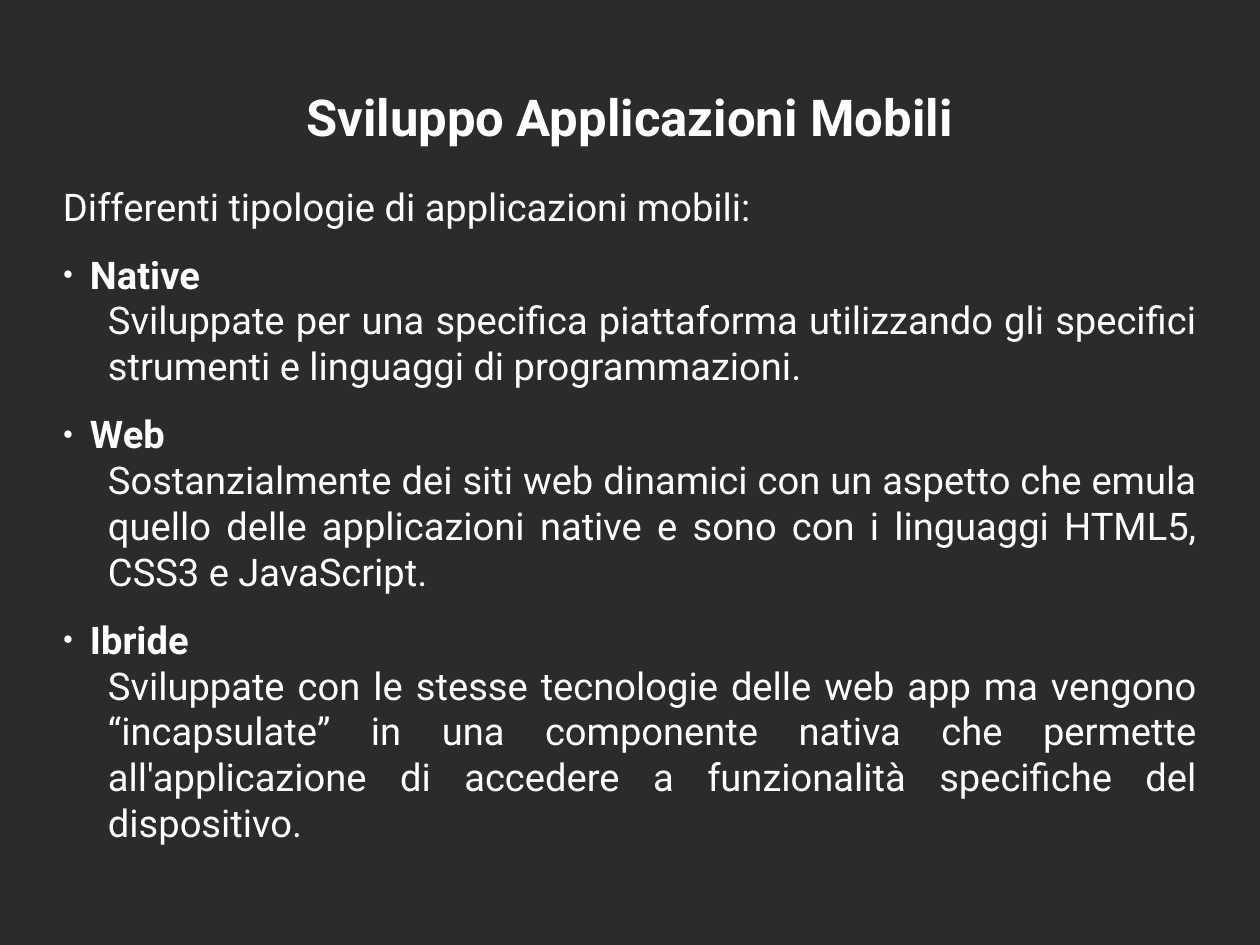
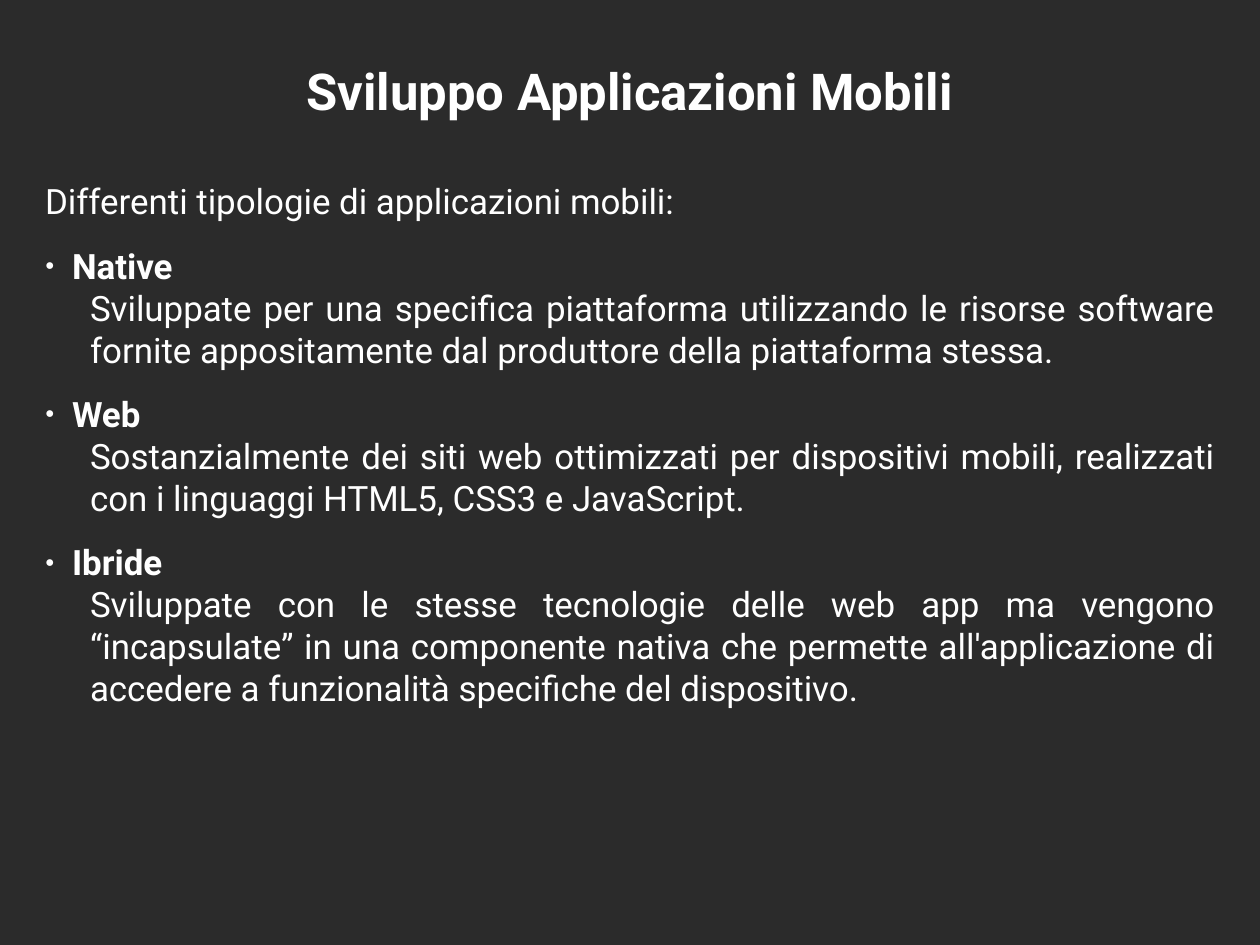
Before and after one commit to mircobe87/tesi-crossplatform, a slide deck: slide 2 of presentazione/presentazione.odp. Drawn at 1260x945 pixels with LibreOffice and Linux fonts; fonts in the diff are those of the drawing; background and template pictures are left out; a plain dark background stands for a picture behind light text. Boxes give left, top, right and bottom in pixels: in the first picture for what was removed or moved away, otherwise in the second. Text is boxed around its words. In the diff, an @@ line names an element or a change of style, - is before the commit and + after.

```diff
--- a/presentazione/presentazione.odp
+++ b/presentazione/presentazione.odp
@@ title "Sviluppo Applicazioni Mobili": place and size @@
-title "Sviluppo Applicazioni Mobili" at <box>306,98,952,147</box>
+title "Sviluppo Applicazioni Mobili" at <box>306,72,952,121</box>
@@ subtitle at <box>45,187,1214,708</box>: size 24 to 22 pt in "Differenti tipologie di applicazioni mobili:", "Native", "Web", "Ibride" and 1 more places @@
@@ subtitle "Differenti tipologie di applicazioni mobili:": place and size @@
-subtitle "Differenti tipologie di applicazioni mobili:" at <box>63,192,1197,845</box>
+subtitle "Differenti tipologie di applicazioni mobili:" at <box>45,187,1214,708</box>
@@ subtitle at <box>90,294,1214,370</box>: text changed; size 24 to 22 pt @@
-Sviluppate per una specifica piattaforma utilizzando gli specifici strumenti e linguaggi di programmazioni.
+Sviluppate per una specifica piattaforma utilizzando le risorse software fornite appositamente dal produttore della piattaforma stessa.
@@ subtitle at <box>90,443,1214,519</box>: text changed; size 24 to 22 pt @@
-Sostanzialmente dei siti web dinamici con un aspetto che emula quello delle applicazioni native e sono con i linguaggi HTML5, CSS3 e JavaScript.
+Sostanzialmente dei siti web ottimizzati per dispositivi mobili, realizzati con i linguaggi HTML5, CSS3 e JavaScript.
```
Also in this commit, not shown: 2 other slides changed.
